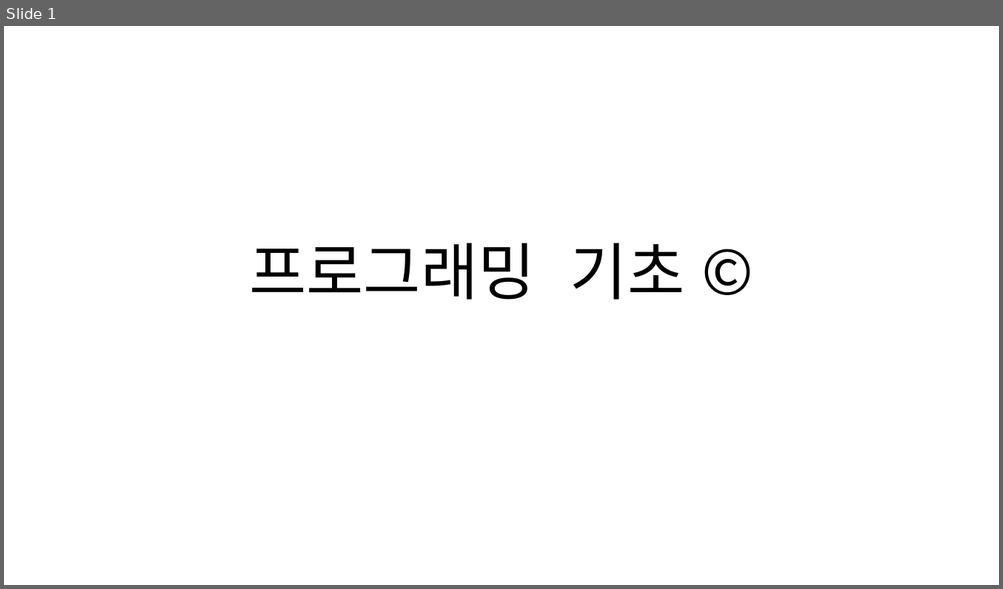
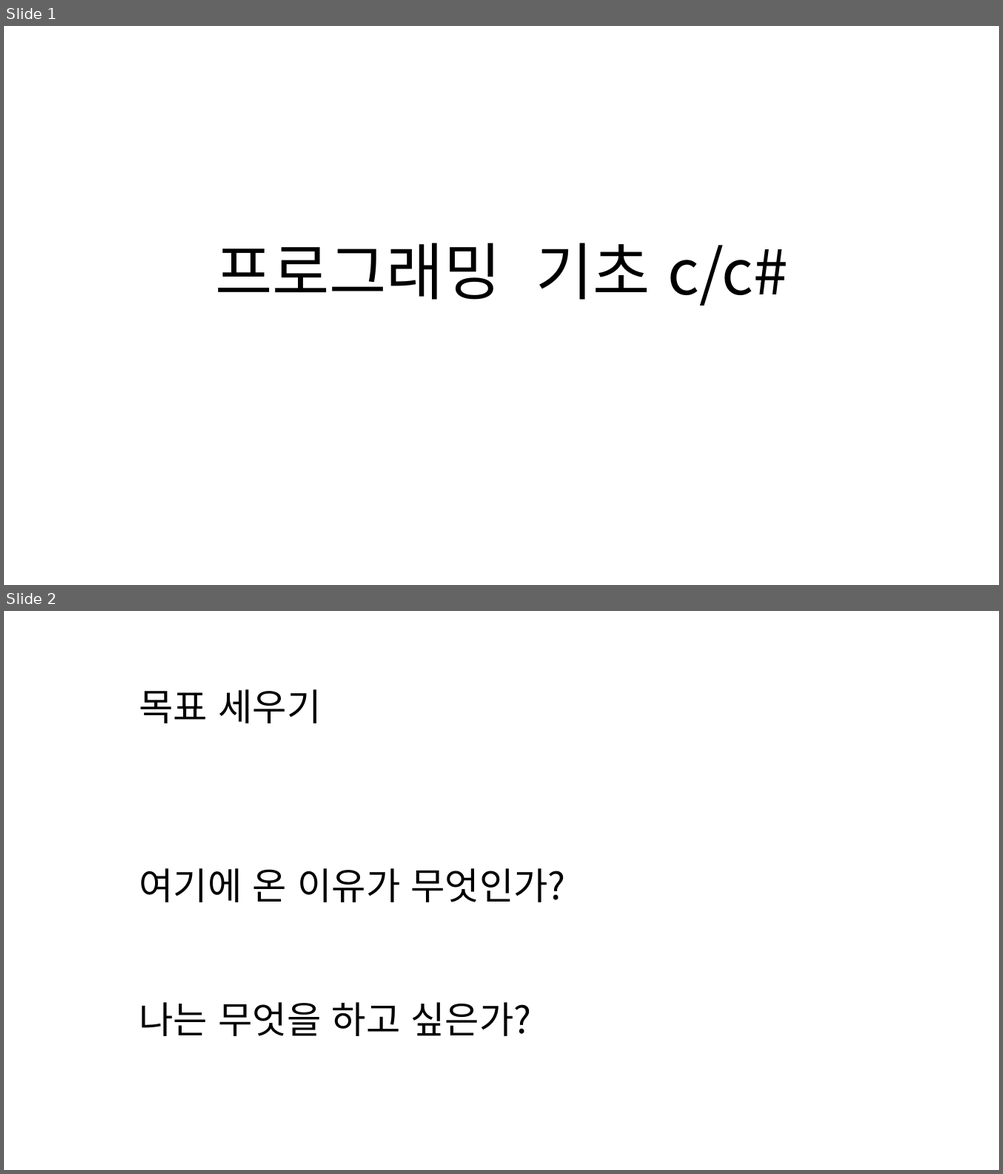
Before and after one commit to Pacman18/SantaClass, a slide deck: Week_1.pptx. Shown one above the other, each under a label of ours: slide 1 before the commit, slides 1 and 2 after it. The pictures are 1003x589 and 1003x1174 pixels, drawn with LibreOffice and Linux fonts; fonts in the diff are those of the drawing. Boxes give left, top, right and bottom in pixels: in the first picture for what was removed or moved away, otherwise in the second. Text is boxed around its words. In the diff, an @@ line names an element or a change of style, - is before the commit and + after.

```diff
--- a/Week_1.pptx
+++ b/Week_1.pptx
@@ slide 2 added at box(4, 611, 999, 1170), background #FFFFFF @@
@@ text added at box(139, 689, 565, 1037), 36 pt, text #000000 @@
+목표 세우기
+여기에 온 이유가 무엇인가?
+나는 무엇을 하고 싶은가?
@@ slide 1 changed as well @@
@@ title at box(215, 243, 788, 306): text changed @@
-프로그래밍 기초 ©
+프로그래밍 기초 c/c#
```
Also in this commit, not shown: 7 other slides added, 1 slide removed, 1 other file.
